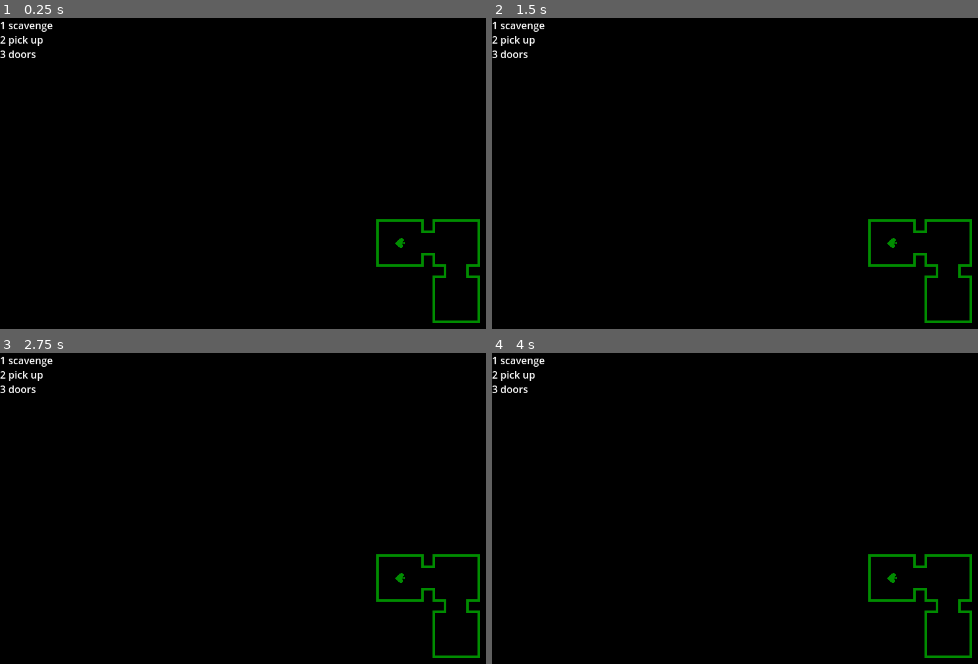
Above: before the commit, frames 1-4 (two rows, left to right).
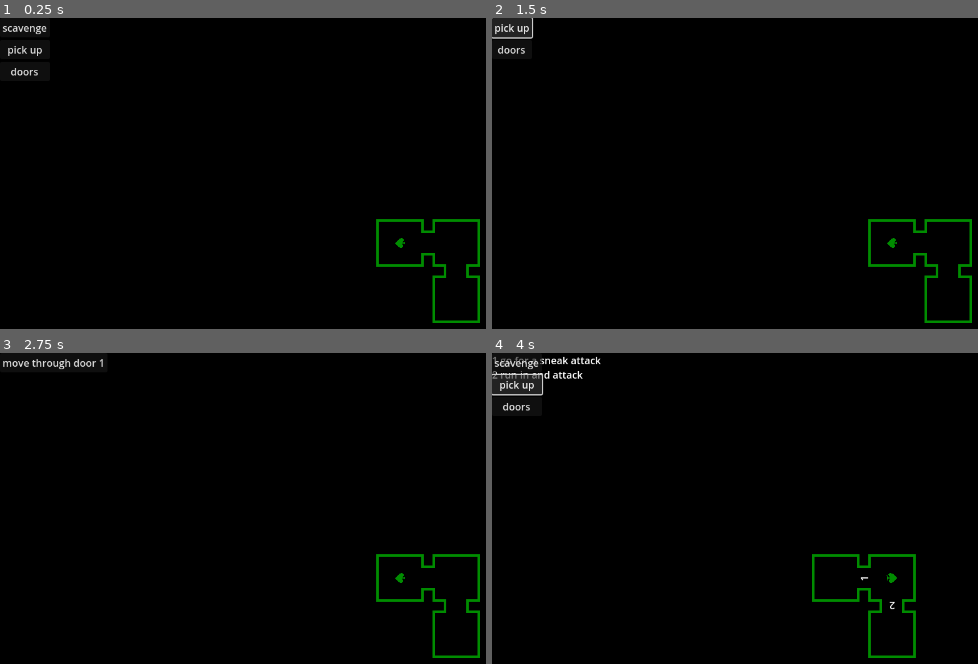
Above: after the commit, the same moments.

Repository: rainbowd-ash/ker_nethalas
Game: Godot game, scene res://game.tscn
Same seed, same stepped clock (60 frames per second), same inputs: the game is played once before the commit and once after it.
Inputs (mouse positions are in pixels of both pictures, inside the frame that each line leads up to):
- Up to frame 1 (0.25 s): no input
- Up to frame 2 (1.5 s): click (516, 27) at 0.5 s, where only the run after the commit has a clickable "scavenge"; click (511, 27) at 1.25 s, where only the run after the commit has a clickable "pick up"
- Up to frame 3 (2.75 s): click (19, 384) at 2 s, where only the run after the commit has a clickable "doors"
- Up to frame 4 (4 s): click (545, 362) at 2.75 s, where only the run after the commit has a clickable "move through door 1"; click (516, 384) at 3.5 s, where only the run after the commit has a clickable "pick up"

The runs differ from the first frame. In frame 1, 0.6% of the frame differs, in the area x 0-11%, y 1-19%; in frame 2, 0.8%; in frame 3, 0.6%; in frame 4, 2.8%, in the area x 0-99%, y 1-99%.

Commit message:
dungeon actions moved to new system

Diff:
--- a/dungeon/dungeon.gd
+++ b/dungeon/dungeon.gd
@@ -10,12 +10,9 @@
 		if not current_room().get_items().is_empty():
 			pick_up_item(current_room().get_items()[0])
 
-func _ready() -> void:
-	list_actions()
-
 func list_actions():
 	var actions = current_room().get_actions()
-	ActionSelection.list_actions(actions)
+	Router.actions_ui.list_actions(actions)
 
 func pick_up_item(item : Item):
 	var room = current_room()
--- a/dungeon/room.gd
+++ b/dungeon/room.gd
@@ -40,7 +40,7 @@
 		for door in get_doors():
 			door_actions.push_back(Action.new(door, "move", "move through door %d" % counter))
 			counter += 1
-		ActionSelection.list_actions(door_actions)
+		Router.actions_ui.list_actions(door_actions)
 		return
 	if action_key == "pick up":
 		if items:
--- a/game.gd
+++ b/game.gd
@@ -11,8 +11,12 @@
 			$UiModes.mode_swap("ActionSelectionMode")
 
 func _ready():
+	call_deferred("setup") # called on the first frame of the game running (after all _ready()s)
+
+func setup() -> void:
 	$UiModes.initialize()
 	$GameModes.initialize()
+
 
 func start_combat(values : CombatSetupValues):
 	$GameModes.mode_swap("CombatMode")
--- a/game.tscn
+++ b/game.tscn
@@ -2,12 +2,12 @@
 
 [ext_resource type="Script" path="res://game.gd" id="1_ow7ic"]
 [ext_resource type="Script" path="res://modemachine/mode_machine.gd" id="2_jdppo"]
-[ext_resource type="PackedScene" uid="uid://y8f7iqc6u1vp" path="res://ui/action_selection/action_selection.tscn" id="3_2och2"]
 [ext_resource type="Script" path="res://modemachine/game_modes/dungeon_mode.gd" id="3_phqrw"]
 [ext_resource type="Script" path="res://modemachine/game_modes/combat_mode.gd" id="5_hwbk0"]
 [ext_resource type="PackedScene" uid="uid://dpwu21k1ya0ad" path="res://dungeon/dungeon.tscn" id="5_xv7t0"]
 [ext_resource type="PackedScene" uid="uid://bxcxx1ioxwp48" path="res://combat/combat.tscn" id="6_mptfh"]
 [ext_resource type="Script" path="res://modemachine/mode.gd" id="7_bjpqt"]
+[ext_resource type="Script" path="res://ui/actions/actions_ui.gd" id="9_2n6vd"]
 [ext_resource type="PackedScene" uid="uid://cujtfjsy5gju1" path="res://ui/inventory/inventory_ui.tscn" id="9_oexrn"]
 
 [node name="Game" type="Node" node_paths=PackedStringArray("action_selection_ui")]
@@ -29,7 +29,7 @@
 
 [node name="UiModes" type="Node" parent="." node_paths=PackedStringArray("initial_mode")]
 script = ExtResource("2_jdppo")
-initial_mode = NodePath("ActionSelectionMode")
+initial_mode = NodePath("ActionsMode")
 
 [node name="ActionSelectionMode" type="Node" parent="UiModes" node_paths=PackedStringArray("attached_node")]
 script = ExtResource("7_bjpqt")
@@ -39,10 +39,39 @@
 script = ExtResource("7_bjpqt")
 attached_node = NodePath("../../Ui/InventoryUi")
 
+[node name="ActionsMode" type="Node" parent="UiModes" node_paths=PackedStringArray("attached_node")]
+script = ExtResource("7_bjpqt")
+attached_node = NodePath("../../Ui/ActionsUi")
+
 [node name="Ui" type="CanvasLayer" parent="."]
 
-[node name="ActionSelectionUi" parent="Ui" instance=ExtResource("3_2och2")]
+[node name="ActionSelectionUi" type="Control" parent="Ui"]
+layout_mode = 3
+anchors_preset = 15
+anchor_right = 1.0
+anchor_bottom = 1.0
+grow_horizontal = 2
+grow_vertical = 2
+
+[node name="ActionList" type="RichTextLabel" parent="Ui/ActionSelectionUi"]
+layout_mode = 0
+offset_right = 376.0
+offset_bottom = 437.0
 
 [node name="InventoryUi" parent="Ui" instance=ExtResource("9_oexrn")]
 
+[node name="ActionsUi" type="Control" parent="Ui"]
+layout_mode = 3
+anchors_preset = 15
+anchor_right = 1.0
+anchor_bottom = 1.0
+grow_horizontal = 2
+grow_vertical = 2
+script = ExtResource("9_2n6vd")
+
+[node name="Buttons" type="VBoxContainer" parent="Ui/ActionsUi"]
+layout_mode = 0
+offset_right = 40.0
+offset_bottom = 40.0
+
 [node name="Dungeon" parent="." instance=ExtResource("5_xv7t0")]
--- a/modemachine/mode_machine.gd
+++ b/modemachine/mode_machine.gd
@@ -9,6 +9,8 @@
 	for child in get_children():
 		if child is Mode:
 			modes[child.name] = child
+			if child.attached_node == null and child.attached_scene == null:
+				push_error("%s is missing both a node and a scene" % child.name)
 
 func initialize(starting_mode : Mode = initial_mode):
 	current_mode = starting_mode
--- a/project.godot
+++ b/project.godot
@@ -22,6 +22,7 @@
 AccusedTable="*res://tables/accused_table.gd"
 SignalBus="*res://signal_bus.gd"
 ActionSelection="*res://ui/action_selection/action_selection.gd"
+Router="*res://router.gd"
 
 [display]
 
--- /dev/null
+++ b/router.gd
@@ -0,0 +1,4 @@
+extends Node
+#class_name Router
+
+@onready var actions_ui = get_node("/root/Game/Ui/ActionsUi")
--- /dev/null
+++ b/ui/actions/action_button.gd
@@ -0,0 +1,13 @@
+extends Button
+class_name ActionButton
+
+var action : Action
+
+func _ready() -> void:
+	pressed.connect(send_action)
+
+func _init(a_action : Action) -> void:
+	action = a_action
+
+func send_action():
+	action.source_node.do_action(action.key)
--- /dev/null
+++ b/ui/actions/actions_ui.gd
@@ -0,0 +1,16 @@
+extends Control
+class_name ActionsUi
+
+func list_actions(actions : Array):
+	clear_action_buttons()
+	for action in actions:
+		if action is not Action:
+			push_warning("list actions was sent something weird")
+		else:
+			var button = ActionButton.new(action)
+			button.text = action.title
+			$Buttons.add_child(button)
+
+func clear_action_buttons():
+	for child in $Buttons.get_children():
+		child.queue_free()
